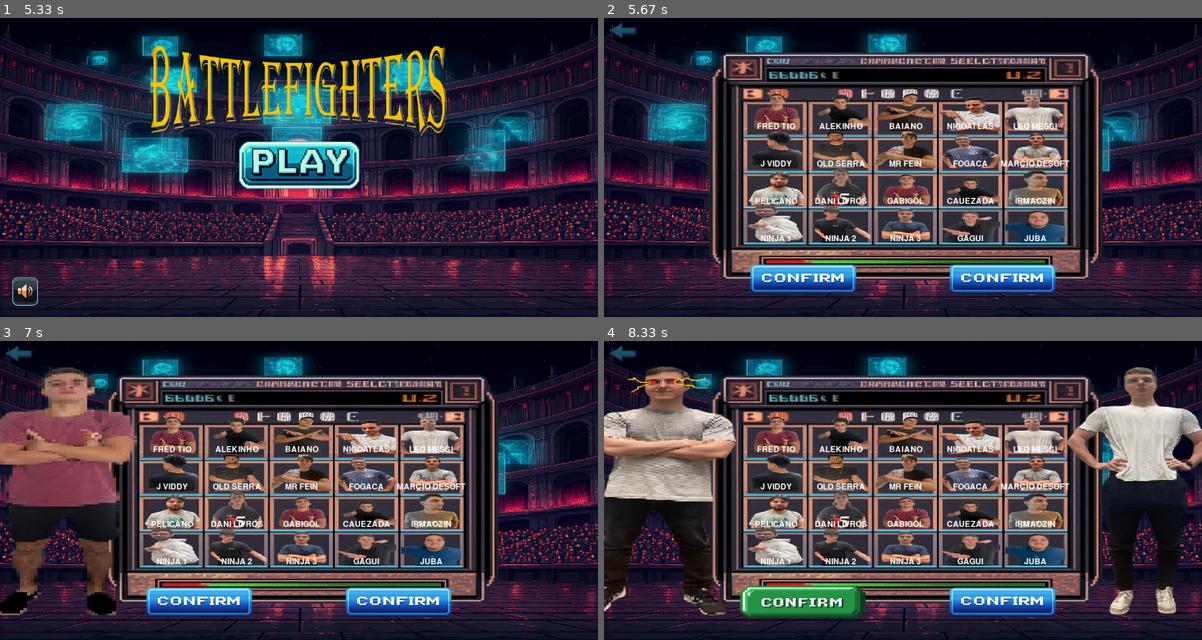
Above: before the commit, frames 1-4 (two rows, left to right).
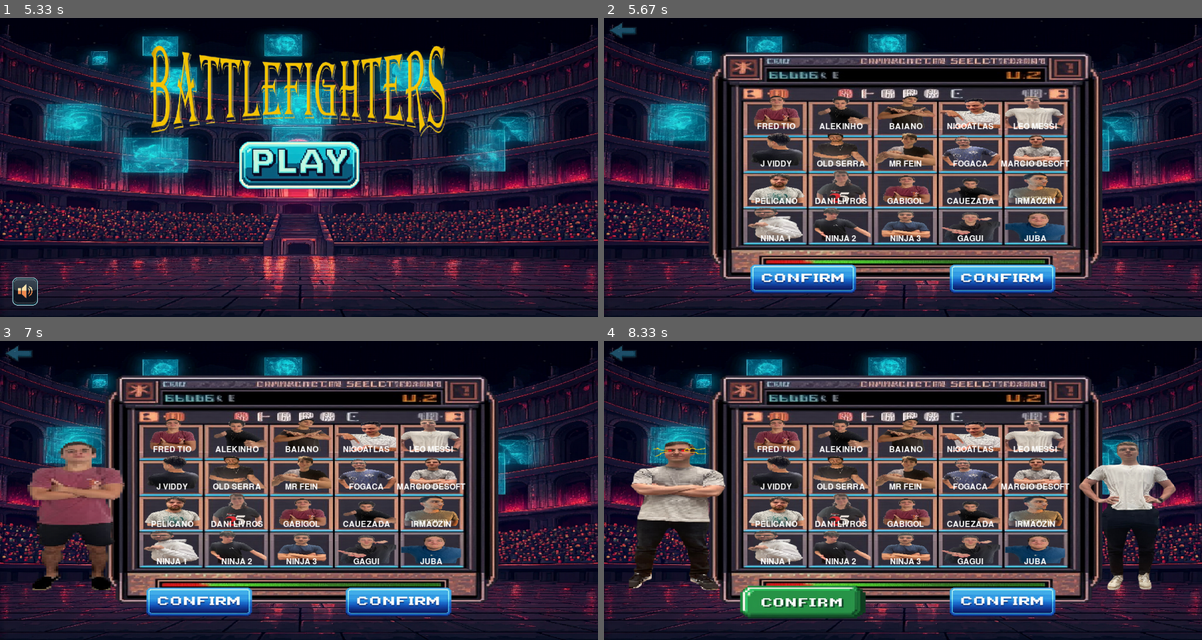
Above: after the commit, the same moments.

Repository: Caiosr2/Pygame---BattleFighters--1
Game: pygame game, started from interface.py
Two runs of this game, one before a commit and one after it. Both use one fixed random seed, a clock stepped at 60 frames per second and the inputs below.
Inputs (mouse positions are in pixels of both pictures, inside the frame that each line leads up to):
- Up to frame 1 (5.33 s): no input
- Up to frame 2 (5.67 s): click (903, 167) at 5.62 s
- Up to frame 3 (7 s): click "FRED TIO" at 5.95 s; click (17, 352) at 6.28 s; click (299, 490) at 6.62 s; click (304, 520) at 6.95 s
- Up to frame 4 (8.33 s): click (1058, 538) at 7.28 s; click (1022, 466) at 7.62 s; click (801, 601) at 7.95 s; click (1028, 436) at 8.28 s

Frame 1 is identical in both runs. In frame 2, 4.3% of the frame differs, in the area x 24-78%, y 25-76%; in frame 3, 14%; in frame 4, 22%, in the area x 0-100%, y 8-92%.

Commit message:
pulo funcionando

Diff:
--- a/interface.py
+++ b/interface.py
@@ -46,10 +46,6 @@
         dic_pos[i]=[side,punch,kick]
 
 
-
-
-
-
     # Importa imagem de carregamento
     Loadingimage = pygame.image.load('images/LogoTelaCarregamento.png').convert()
     Loadingimagewidth=width/2
@@ -59,28 +55,16 @@
     Loadingimage_rect.center=(width/2,height/2)
 
 
-
-
-
-
     # Cria barra de carregamento
     verticesloadbar1=[(width/4,510*(height/600)),(width/4,525*(height/600)),(3*(width/4),525*(height/600)),(3*(width/4),510*(height/600))]
     colorload1=(255,255,255)
     colorload2=(15,255,3)
 
 
-
-
-
-
     # Fonte "concluído"
     concfont = pygame.font.SysFont(None, 24)
     conctext = concfont.render('Concluído!', True, (255,255,255))
     conctextrect=conctext.get_rect()
-
-
-
-
 
 
     # Gera imagem background
@@ -92,10 +76,6 @@
     BGSSimage_rect.center=((width/2),(height/2))
 
 
-
-
-
-
     # Importa imagem de carregamento
     Titleimage = pygame.image.load('images/BattlefightersArco.png')
     Titleimagewidth=width/2
@@ -105,17 +85,9 @@
     Titleimage_rect.center=(width/2,(height/2)-(height/4))
 
 
-
-
-
-
     # Importa Botões de mute e volume
     Muteimage = pygame.image.load('images/mudo.png')
     Volumeimage = pygame.image.load('images/som_ligado.png')
-
-
-
-
 
 
     # Cria botão do play e musica:
@@ -140,10 +112,6 @@
     Playimage_rect.center=((width/2),(height/2))
 
 
-
-
-
-
     # Importa imagem seta
     Arrowimage=pygame.image.load('images/Setavoltar.png')
     Arrowimagewidth=width/16
@@ -152,46 +120,7 @@
     Arrowimage_rect=Arrowimage.get_rect()
     Arrowimage_rect.top = 0
     Arrowimage_rect.left = 0
-
-
-
-
-
-
-    # Importa imagem 1v1
-    x1image=pygame.image.load('images/1v1.png')
-    x1imagewidth=width/(4.8)
-    x1imageheight=width/(4.8)
-    x1image = pygame.transform.scale(x1image, (x1imagewidth, x1imageheight))
-    x1image_rect=x1image.get_rect()
-    x1image_rect.center=((width/2)-(width/8),(height/2))
-
-
-
-
-
-
-    # Importa imagem Arcade
-    Arcadeimage=pygame.image.load('images/Arcade.png')
-    Arcadeimagewidth=width/(4.8)
-    Arcadeimageheight=width/(4.8)
-    Arcadeimage = pygame.transform.scale(Arcadeimage, (Arcadeimagewidth, Arcadeimageheight))
-    Arcadeimage_rect=Arcadeimage.get_rect()
-    Arcadeimage_rect.center=((width/2)+(width/8),(height/2))
-
-
-
-
-
-
-    # Define areas 1v1, arcade, seta
-    x1_area=pygame.Rect(((width/2))-(x1imagewidth/2)-(width/8),(height/2)-(x1imageheight/2),width/6,height/3)
-    Arcade_area=pygame.Rect(((width/2))-(Arcadeimagewidth/2)+(width/8),(height/2)-(Arcadeimageheight/2),width/6,height/3)
     arrow_area=pygame.Rect(0,0,(width/16),(height/12))
-
-
-
-
 
 
     # Importa imagem de grade de personagens
@@ -201,10 +130,6 @@
     Gradeimage = pygame.transform.scale(Gradeimage, (Gradeimagewidth, Gradeimageheight))
     Gradeimage_rect=Gradeimage.get_rect()
     Gradeimage_rect.center=((width/2),(height/2))
-
-
-
-
 
 
     # Importa imagens de personagens
@@ -221,10 +146,6 @@
         Namelist.append(list_characters[characters])
         Facelist.append(Characimage)
         Fullbody_list.append(Fullbody)
-
-
-
-
 
 
     # Importa imagens de mapas
@@ -245,20 +166,9 @@
         dic_mapsrect[map]=Mapimage_rect
 
 
-
-
-
-
-    # Tamanho das faces
+    # Nomes, faces e fotos do corpo todo
     Facewidth=width/10
-    Faceheight=height/8
-
-
-
-
-
-
-    # Nomes, faces e fotos do corpo todo
+    Faceheight=height/9
     list_facenrect=[]
     list_namenrect=[]
     counter=0
@@ -283,21 +193,15 @@
             list_namenrect.append([Name,Name_rect])
 
 
-            Fullwidth=300
-            Fullheight=500
+            Fullwidth=200
+            Fullheight=300
             Full = pygame.transform.scale(Full, (Fullwidth, Fullheight))
             Full_rect1=Full.get_rect()
             Full_rect2=Full.get_rect()
-            Full_rect1.center=(125,300)
+            Full_rect1.center=(150,350)
             Full_list1[Full]=Full_rect1
-            Full_rect2.center=(1075,300)
+            Full_rect2.center=(1050,350)
             Full_list2[Full]=Full_rect2
-
-
-
-
-
-
 
 
     # Carregar a música de fundo
@@ -305,10 +209,6 @@
     pygame.mixer.music.set_volume(0.1)  # Define o volume da música (0.0 a 1.0)
     song1variable=0
     test=0
-
-
-
-
 
 
     # Botão de confirmar
@@ -341,16 +241,10 @@
     Confirmb1_area=pygame.Rect(250,450,300,200)
     Confirmb2_area=pygame.Rect(650,450,300,200)
 
-
-
-
     mapfont = pygame.font.SysFont(None, 128)
     maptext1 = mapfont.render('Mapa selecionado:', True, (255,255,255))
     text1rect=maptext1.get_rect()
     text1rect.center=(width/2,400)
-
-
-
 
     # Imagem Versus
     Versus=pygame.image.load('images/Versus.png')
@@ -360,8 +254,6 @@
     Versusrect.center=(width/2,height/2)
 
 
-
-
     # Criar contagem regressiva
     n3 = mapfont.render('3', True, (255,31,45))
     n2 = mapfont.render('2', True, (255,31,45))
@@ -373,8 +265,6 @@
     nsrect=nstart.get_rect()
     nrect.center=(width/2,100)
     nsrect.center=(width/2,100)
-
-
 
 
     # Cria botão de pausa
@@ -407,11 +297,8 @@
     controles_area=pygame.Rect((width/2)-(controleswidth/2),285-(controlesheight/2),controleswidth,controlesheight)
 
 
-
-
     # Tela final informações
     resfont=pygame.font.SysFont(None, 128)
-
 
     plano_de_fundo_vitoria = pygame.image.load("images/plano_de_fundo_vitoria.jpeg")
     plano_de_fundo_vitoria_width=width
@@ -419,9 +306,6 @@
     plano_de_fundo_vitoria_image = pygame.transform.scale(plano_de_fundo_vitoria, (plano_de_fundo_vitoria_width, plano_de_fundo_vitoria_height))
     plano_de_fundo_vitoria_rect=plano_de_fundo_vitoria_image.get_rect()
     plano_de_fundo_vitoria_rect.center=((width/2),(height/2))
-
-
-
 
     Jogardenovo=pygame.image.load(f'images/Jogardenovo.png')
     Jogardenovowidth=300
@@ -439,9 +323,6 @@
     Trocarpers_rect=Trocarpers.get_rect()
     Trocarpers_rect.center=((width/2),(285))
     Trocarpersarea=pygame.Rect(450,210,300,150)
-
-
-
 
     Retmenu=pygame.image.load(f'images/Retmenu.png')
     Retmenuwidth=300
@@ -748,6 +629,14 @@
         time=3*60
         timeMS=30*60
         lim=0
+        pulo1=False
+        pulo2=False
+        desce1=False
+        desce2=False
+        counterj1=0
+        counterj2=0
+        estab1=False
+        estab2=False
 
         # Trata eventos
         for event in pygame.event.get():
@@ -865,8 +754,41 @@
         if Px2_pos>width:
             Px2_pos=0
 
-
         seconds=time/60
+
+
+        # Verifica pulo
+        if pulo1==True:
+            Py1_pos-=6
+        if Py1_pos<=hmapa-120:
+            estab1=True
+            pulo1=False
+        if estab1==True:
+            counterj1+=1
+        if counterj1>=10:
+            counterj1=0
+            estab1=False
+            desce1=True
+        if desce1==True:
+            Py1_pos+=6
+        if Py1_pos>=hmapa:
+            desce1=False
+
+        if pulo2==True:
+            Py2_pos-=6
+        if Py2_pos<=hmapa-120:
+            estab2=True
+            pulo2=False
+        if estab2==True:
+            counterj2+=1
+        if counterj2>=10:
+            counterj2=0
+            estab2=False
+            desce2=True
+        if desce2==True:
+            Py2_pos+=6
+        if Py2_pos>=hmapa:
+            desce2=False
 
 
         # Contagem Regressiva
@@ -938,6 +860,10 @@
                 if event.key == pygame.K_l:
                     if Kickj2==0:
                         Kickj2=30
+                if event.key == pygame.K_w:
+                    pulo1=True
+                if event.key == pygame.K_UP:
+                    pulo2=True
 
 
 
@@ -1028,7 +954,6 @@
         else:
             trilha_sonora_mapas.set_volume(0)
 
-
     # Troca tela
     if current_screen=='Fim de jogo':
         frames+=1
@@ -1085,7 +1010,6 @@
             # Verifica consequências
             if event.type == pygame.QUIT:
                 game = False
-
 
     # Troca tela
     if current_screen=='Opções pós jogo':
@@ -1149,11 +1073,7 @@
                         current_screen='tela mapas'
                         atual_TS.stop()
 
-
-
-
     pygame.display.update()  # Mostra o novo frame para o jogador
-
 
 # Finalização
 pygame.quit()  # Função do PyGame que  finaliza os recursos utilizados
